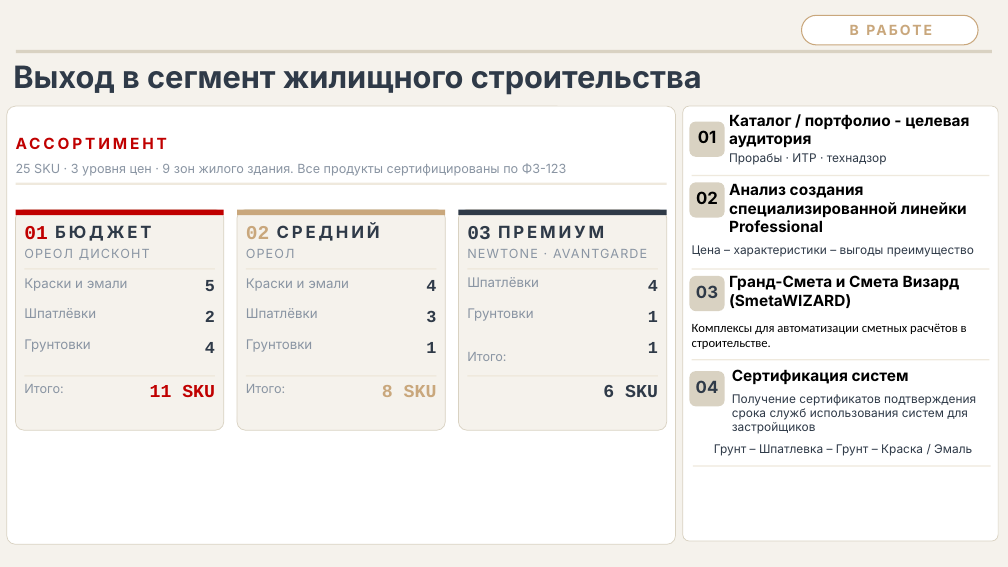
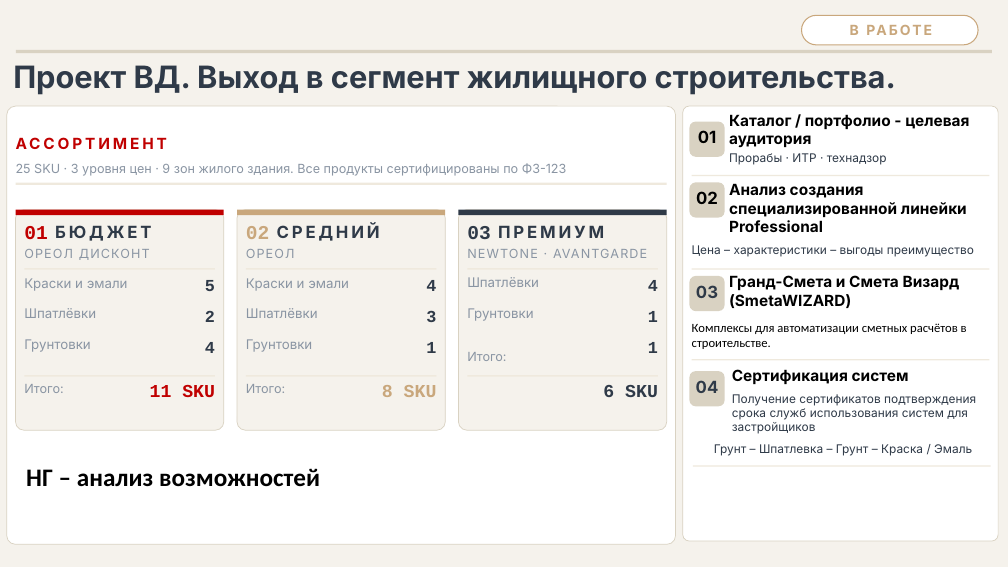
Before and after one commit to Iverson76newcomer/radar-empils, a slide deck: slide 11 of upload/Презентация_для_ГД_final.pptx (slide 9 before the commit). Drawn at 1008x567 pixels with LibreOffice and Linux fonts; fonts in the diff are those of the drawing. Boxes give left, top, right and bottom in pixels: in the first picture for what was removed or moved away, otherwise in the second. Text is boxed around its words. In the diff, an @@ line names an element or a change of style, - is before the commit and + after.

```diff
--- a/upload/Презентация_для_ГД_final.pptx
+++ b/upload/Презентация_для_ГД_final.pptx
@@ text at [13, 65, 896, 94]: text changed @@
-Выход в сегмент жилищного строительства
+Проект ВД. Выход в сегмент жилищного строительства.
@@ text added at [26, 468, 320, 487], 18 pt, text #000000, bold @@
+НГ – анализ возможностей
```
Also in this commit, not shown: 7 other slides changed, 3 slides added, 1 slide removed, 11 other files.
